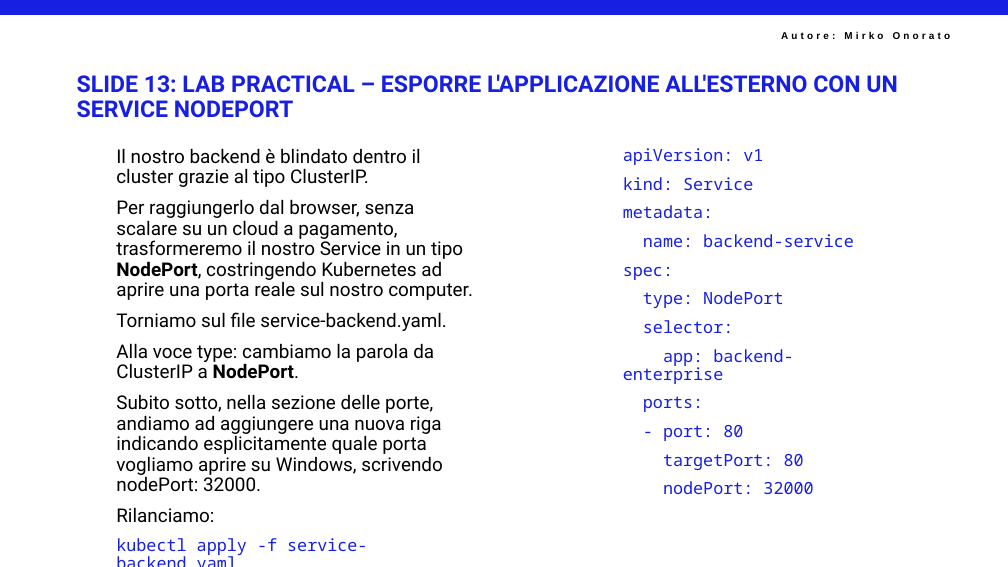
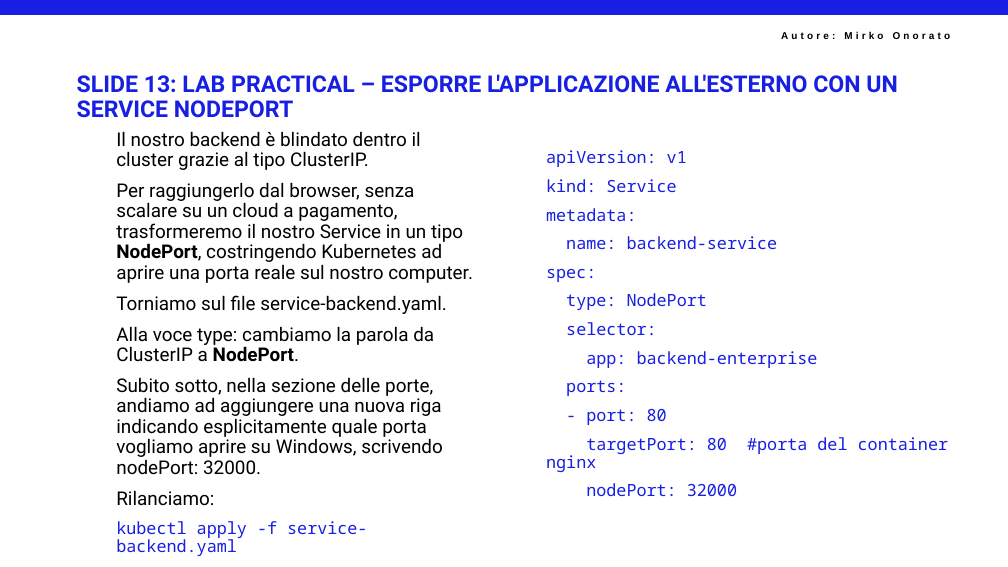
Before and after one commit to mirkoSkF/Docker-Slides, a slide deck: slide 15 of 5 - IL NETWORKING DI KUBERNETES E I SERVICE (L'ANIMA DELLA RETE).pptx. Drawn at 1008x567 pixels with LibreOffice and Linux fonts; fonts in the diff are those of the drawing; background and template pictures are left out. Boxes give left, top, right and bottom in pixels: in the first picture for what was removed or moved away, otherwise in the second. Text is boxed around its words. In the diff, an @@ line names an element or a change of style, - is before the commit and + after.

```diff
--- a/5 - IL NETWORKING DI KUBERNETES E I SERVICE (L'ANIMA DELLA RETE).pptx
+++ b/5 - IL NETWORKING DI KUBERNETES E I SERVICE (L'ANIMA DELLA RETE).pptx
@@ text "Il nostro backend è blindato ..." rewrapped from [116,148,473,555] to [116,131,473,534] @@
@@ text "apiVersion: v1": place and size @@
-text "apiVersion: v1" at [623,148,854,494]
+text "apiVersion: v1" at [546,150,948,454]
@@ text at [586,437,948,454]: text changed @@
-targetPort: 80
+targetPort: 80 #porta del container nginx
```
Also in this commit, not shown: 2 other slides changed, 16 slides added.
